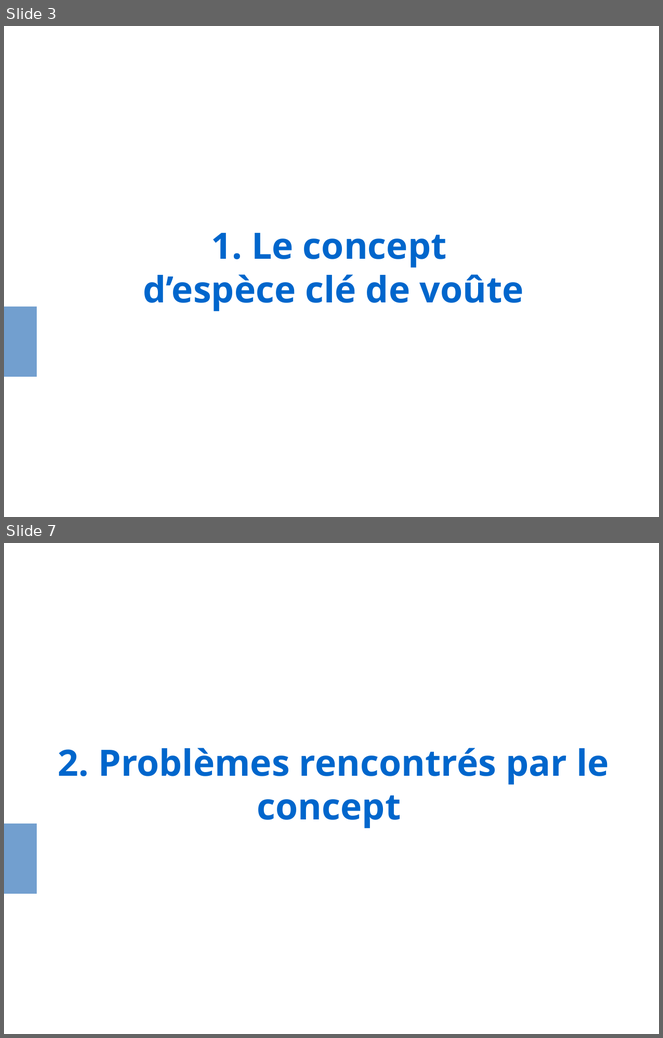
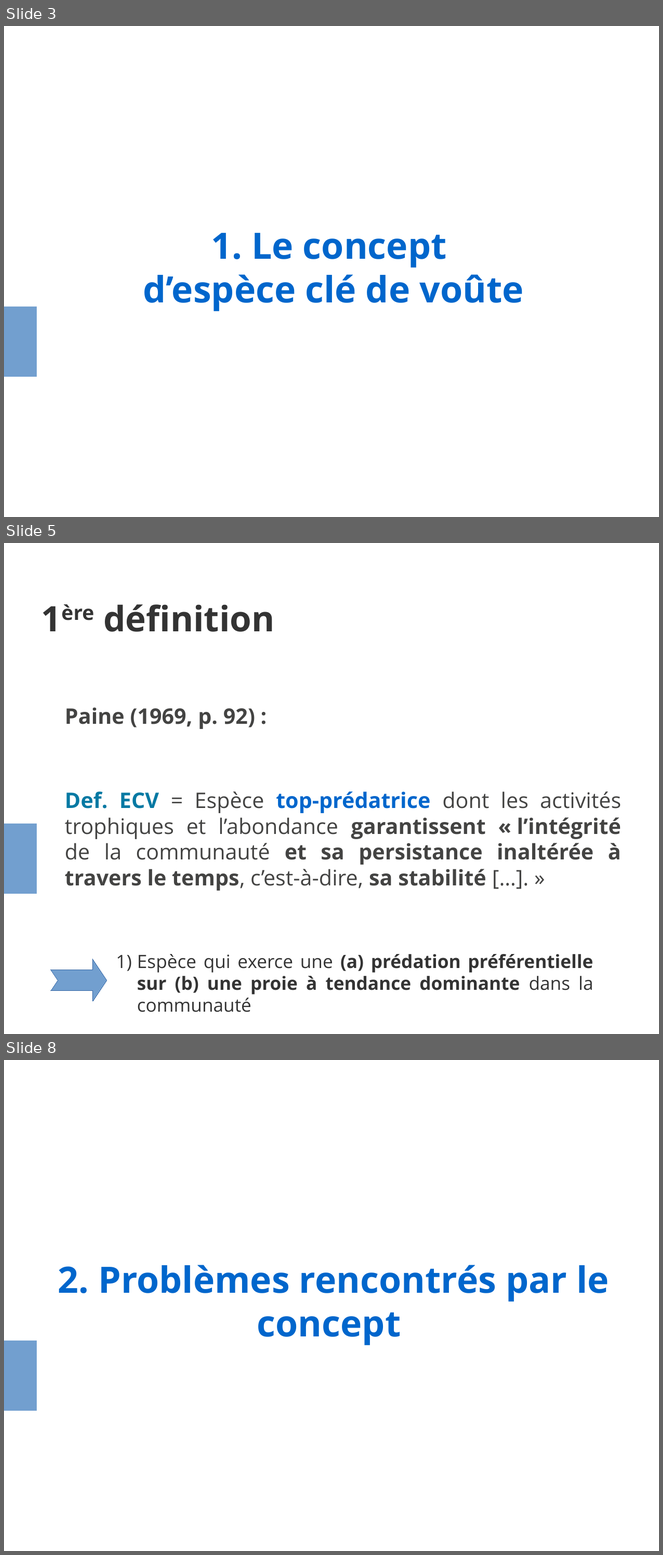
Before and after one commit to evadelmas/keystone_concept, a slide deck: presentation_LEIPS.odp. Shown one above the other, each under a label of ours: slides 3 and 7 before the commit, slides 3, 5 and 8 after it; the slides between them are not shown. The pictures are 663x1038 and 663x1555 pixels, drawn with LibreOffice and Linux fonts; fonts in the diff are those of the drawing. Boxes give left, top, right and bottom in pixels: in the first picture for what was removed or moved away, otherwise in the second. Text is boxed around its words. In the diff, an @@ line names an element or a change of style, - is before the commit and + after.

Commit message:
ajout d'une slide dans partie 1

```diff
--- a/presentation_LEIPS.odp
+++ b/presentation_LEIPS.odp
@@ slide 5 added at <box>4,543,659,1034</box>, background #FFFFFF; not listed: 1 template element that a slide beside it also shows @@
@@ title added at <box>103,604,275,632</box>, 42.5 pt, text #333333, bold @@
+1ère définition
@@ text added at <box>65,707,621,891</box>, 26 pt, text #434342, bold @@
+Paine (1969, p. 92) :
+Def. ECV = Espèce top-prédatrice dont les activités trophiques et l’abondance garantissent « l’intégrité de la communauté et sa persistance inaltérée à travers le temps, c’est-à-dire, sa stabilité […]. »
@@ freeform shape added at <box>51,960,107,1002</box>, fill #729FCF, outline #3465A4 0 pt @@
@@ text added at <box>137,954,593,1013</box>, 22.2 pt, text #333333, bold @@
+1) Espèce qui exerce une (a) prédation préférentielle sur (b) une proie à tendance dominante dans la communauté
@@ what was slide 7 is now slide 8 @@
```
Also in this commit, not shown: 3 slides changed.
